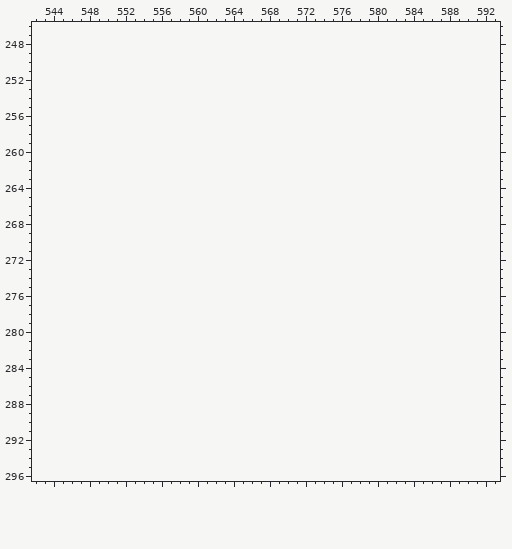
File history of a pixel-art file, website/public/tiles/final.aseprite. The picture above is the old version.
480x480 pixels, 1 frame. Shown: x 542..593, y 246..296. The old version is drawn lined up with the new one, on the new canvas. The commit also changed other parts of the picture, which this record leaves out.
The same view after the edit:
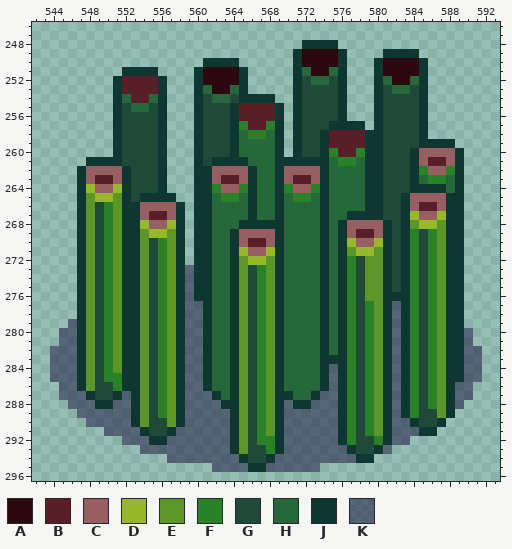
Palette (. is transparent): A #2c0910  B #581f28  C #985f62  D #97b828  E #5c9629  F #2a8228  G #204939  H #266839  J #0d3730  K #1b123b82
Diff:
canvas 480x480 -> 600x480
Changed rows in their new state; - is an unchanged pixel.
first column x 544:
248 ----------------------------JJJJ----------------
249 ---------------------------JAAAAJ----JJJJ-------
250 -----------------JJJJ------JAAAAJ---JAAAAJ------
251 --------JJJJ----JAAAAJ-----JHAAHJ---JAAAAJ------
252 -------JBBBBJ---JAAAAJ-----JGHHGJ---JHAAHJ------
253 -------JBBBBJ---JHAAHJ-----JGGGGJ---JGHHGJ------
254 -------JHBBHJ---JGHHGJJJJ--JGGGGJ---JGGGGJ------
255 -------JGHHGJ---JGGGJBBBBJ-JGGGGJ---JGGGGJ------
256 -------JGGGGJ---JGGGJBBBBJ-JGGGGJ---JGGGGJ------
257 -------JGGGGJ---JGGGJFBBFJ-JGGGJJJJ-JGGGGJ------
258 -------JGGGGJ---JGGGJHFFHJ-JGGJBBBBJJGGGGJ------
259 -------JGGGGJ---JGGGJHHHHJ-JGGJBBBBJJGGGGJJJJ---
260 -------JGGGGJ---JGGGJHHHHJ-JGGJFBBFJJGGGJCCCCJ--
261 ----JJJJGGGGJ---JGJJJJHHHJJJJJJHFFHJJGGGJCBBCJ--
262 ---JCCCCJGGGJ---JJCCCCJHHJCCCCJHHHHJJGGGJFCCFJ--
263 ---JCBBCJGGGJ---JJCBBCJHHJCBBCJHHHHJJGGGJHFFHJ--
264 ---JDCCDJGGGJ---JJFCCFJHHJFCCFJHHHHJJGGGJJJJHJ--
265 ---JEDDEJGJJJJ--JJHFFHJHHJHFFHJHHHHJJGGJCCCCJJ--
266 ---JEGFEJJCCCCJ-JJHHHHJHHJHHHHJHHHHJJGGJCBBCJJ--
267 ---JEGFEJJCBBCJ-JJHHHHJHHJHHHHJHHJJJJGGJDCCDJJ--
268 ---JEGFEJJDCCDJ-JJHHHJJJJJHHHHJHJCCCCJGJEDDEJJ--
269 ---JEGFEJJEDDEJ-JJHHJCCCCJHHHHJHJCBBCJGJFGFEJJ--
270 ---JEGFEJJEGFEJ-JJHHJCBBCJHHHHJHJDCCDJGJFGFEJJ--
271 ---JEGFEJJEGFEJ-JJHHJDCCDJHHHHJHJEDDEJGJFGFEJJ--
272 ---JEGFEJJEGFEJ-JJHHJEDDEJHHHHJHJFGEEJGJFGFEJJ--
273 ---JEGFEJJEGFEJKJJHHJEGFEJHHHHJHJFGEEJGJFGFEJJ--
274 ---JEGFEJJEGFEJKJJHHJEGFEJHHHHJHJFGEEJGJFGFEJJ--
275 ---JEGFEJJEGFEJKJJHHJEGFEJHHHHJHJFGEEJGJFGFEJJ--
276 ---JEGFEJJEGFEJKJJHHJEGFEJHHHHJHJFGEEJJJFGFEJJ--
277 ---JEGFEJJEGFEJKKJHHJEGFEJHHHHJHJFGFEJKJFGFEJJ--
278 ---JEGFEJJEGFEJKKJHHJEGFEJHHHHJHJFGFEJKJFGFEJJ--
279 --KJEGFEJJEGFEJKKJHHJEGFEJHHHHJHJFGFEJKJFGFEJJ--
280 -KKJEGFEJJEGFEJKKJHHJEGFEJHHHHJHJFGFEJKJFGFEJJK-
281 -KKJEGFEJJEGFEJKKJHHJEGFEJHHHHJHJFGFEJKJFGFEJJK-
282 KKKJEGFEJJEGFEJKKJHHJEGFEJHHHHJHJFGFEJKJFGFEJJKK
283 KKKJEGFEJJEGFEJKKJHHJEGFEJHHHHJJJFGFEJKJFGFEJJKK
284 KKKJEGFEJJEGFEJKKJHHJEGFEJHHHHJKJFGFEJKJFGFEJJKK
285 KKKJEGFFJJEGFEJKKJHHJEGFEJHHHHJKJFGFEJKJFGFEJJKK
286 -KKJEGGFJJEGFEJKKJHHJEGFEJHHHHJKJFGFEJKJFGFEJKK-
287 -KKKJGGJKJEGFEJKKKJHJEGFEJJHHJKKJFGFEJKJFGFEJKK-
288 --KKKJJKKJEGFEJKKKKJJEGFEJKJJKKKJFGFEJKJFGFEJK--
289 ---KKKKKKJEGFEJKKKKKJEGFEJKKKKKKJFGFEJKJFGGEJ---
290 ----KKKKKJEGGEJKKKKKJEGFEJKKKKKKJFGFEJKKJGGJ----
291 ------KKKKJGGJKKKKKKJEGFEJKKKKKKJFGFEJKKKJJ-----
292 --------KKKJJKKKKKKKJEGFFJKKKKKKJFGGFJKK--------
293 ----------KKKKKKKKKKJEGGFJKKKKKKKJGGJK----------
294 -------------KKKKKKKKJGGJKKKKKKKKKJJ------------
295 ------------------KKKKJJKKKKKK------------------
Changed places in both pictures, as pixel boxes (x1, y1, x2, y2):
added: (50, 40, 482, 472)
